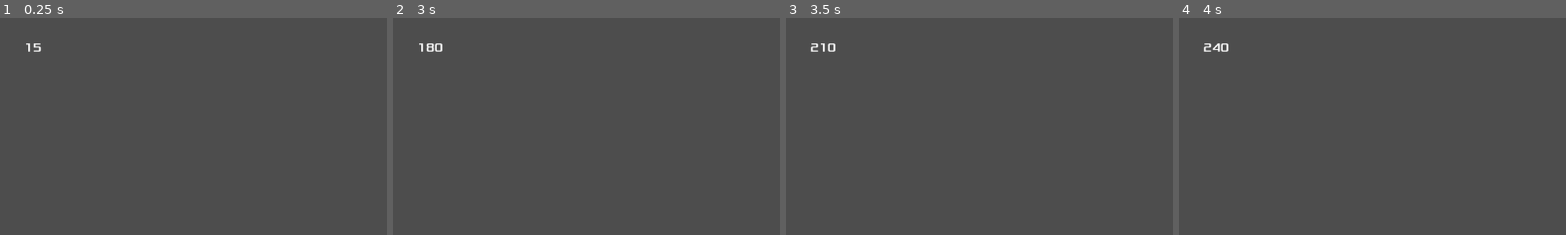
Above: before the commit, frames 1-4 (left to right).
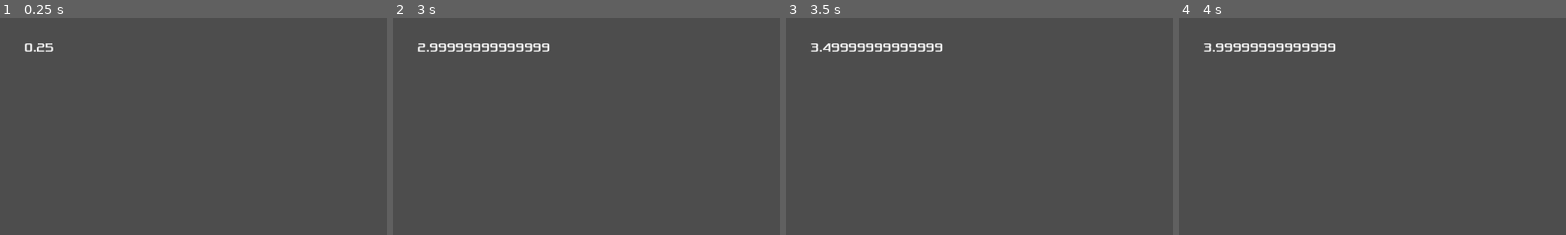
Above: after the commit, the same moments.

Repository: EngenhariaSoftwarePUCRS/Projeto_de_Desenvolvimento_de_Jogos
Game: Godot game, scene res://main.tscn
The game is run twice, just before and just after one commit, with the same random seed, the same clock (stepped at 60 frames per second) and the same inputs.
Inputs:
- Up to frame 1 (0.25 s): no input
- Up to frame 2 (3 s): tap Enter at 0.5, 2 s; tap Space at 1.25, 2.75 s
- Up to frame 3 (3.5 s): no input
- Up to frame 4 (4 s): tap Enter at 3.5 s
The pictures show only the part of the screen within x 0-50%, y 0-50%; the shares and areas given below are measured in that part.

The runs differ from the first frame. In frame 1, 0.2% of the frame differs, in the area x 6-14%, y 11-16%; in frame 2, 1.0%, in the area x 6-41%, y 11-16%; in frame 3, 0.9%; in frame 4, 0.9%.

Commit message:
Intro Godot - Label Updates every Second

Diff:
--- a/IntroGodot/main.gd
+++ b/IntroGodot/main.gd
@@ -1,7 +1,7 @@
 extends Node2D
 
 
-var total: int = 0
+var total: float = 0
 
 # Called when the node enters the scene tree for the first time.
 func _ready() -> void:
@@ -9,7 +9,7 @@
 
 # Called every frame. 'delta' is the elapsed time since the previous frame.
 func _process(delta: float) -> void:
-	total += 1
+	total += delta
 	update_score(total)
 
 func update_score(score: float) -> void:
